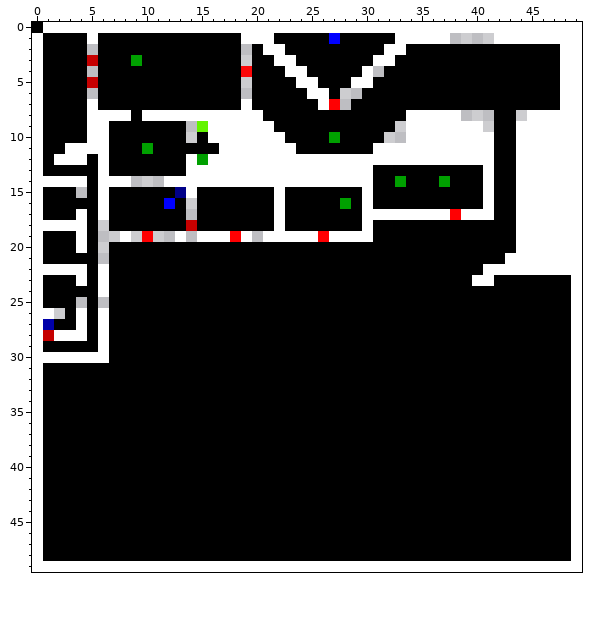
Pixel-art sprite, stored at DungeonCrawler/Art/l1.png. The first picture shows the starting point.
The file is 50x50 pixels. Pixels under 10% opacity are left out. Colours within 5 levels of each other are drawn and written as one.
The result:
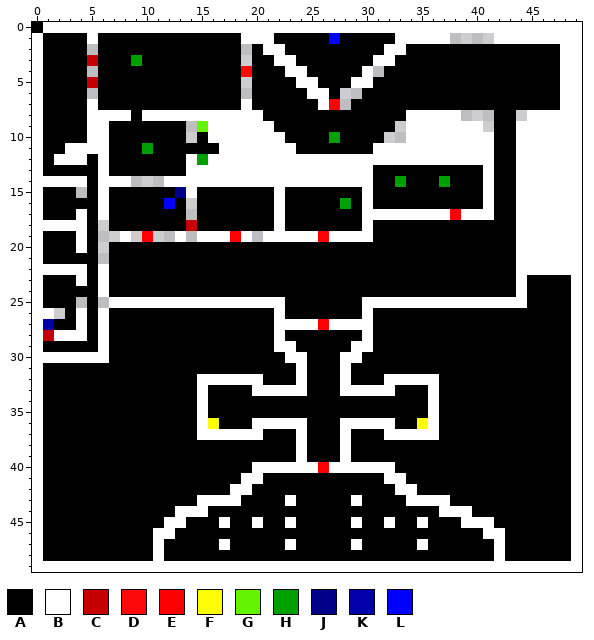
Palette (. is transparent): A #000000  B #ffffff  C #c60000  D #ff0001f4  E #ff0002  F #fefe02fe  G #63f400  H #00a000  J #000088  K #0000aa  L #0000ff
The edit:
@@ x 0..49 @@
 20 BAAABA.AAAAAAAAAAAAAAAAAAAAAAAAAAAAAAAAAAAAABBBBBB
-21 BAAAAA.AAAAAAAAAAAAAAAAAAAAAAAAAAAAAAAAAAAABBBBBBB
-22 BBBBBABAAAAAAAAAAAAAAAAAAAAAAAAAAAAAAAAAABBBBBBBBB
-23 BAAABABAAAAAAAAAAAAAAAAAAAAAAAAAAAAAAAAABBAAAAAAAB
-24 BAAAAABAAAAAAAAAAAAAAAAAAAAAAAAAAAAAAAAAAAAAAAAAAB
-25 BAAA.A.AAAAAAAAAAAAAAAAAAAAAAAAAAAAAAAAAAAAAAAAAAB
-26 BB.ABABAAAAAAAAAAAAAAAAAAAAAAAAAAAAAAAAAAAAAAAAAAB
-27 BKAABABAAAAAAAAAAAAAAAAAAAAAAAAAAAAAAAAAAAAAAAAAAB
-28 BCBBBABAAAAAAAAAAAAAAAAAAAAAAAAAAAAAAAAAAAAAAAAAAB
-29 BAAAAABAAAAAAAAAAAAAAAAAAAAAAAAAAAAAAAAAAAAAAAAAAB
-30 BBBBBBBAAAAAAAAAAAAAAAAAAAAAAAAAAAAAAAAAAAAAAAAAAB
-31 BAAAAAAAAAAAAAAAAAAAAAAAAAAAAAAAAAAAAAAAAAAAAAAAAB
-32 BAAAAAAAAAAAAAAAAAAAAAAAAAAAAAAAAAAAAAAAAAAAAAAAAB
-33 BAAAAAAAAAAAAAAAAAAAAAAAAAAAAAAAAAAAAAAAAAAAAAAAAB
-34 BAAAAAAAAAAAAAAAAAAAAAAAAAAAAAAAAAAAAAAAAAAAAAAAAB
-35 BAAAAAAAAAAAAAAAAAAAAAAAAAAAAAAAAAAAAAAAAAAAAAAAAB
-36 BAAAAAAAAAAAAAAAAAAAAAAAAAAAAAAAAAAAAAAAAAAAAAAAAB
-37 BAAAAAAAAAAAAAAAAAAAAAAAAAAAAAAAAAAAAAAAAAAAAAAAAB
-38 BAAAAAAAAAAAAAAAAAAAAAAAAAAAAAAAAAAAAAAAAAAAAAAAAB
-39 BAAAAAAAAAAAAAAAAAAAAAAAAAAAAAAAAAAAAAAAAAAAAAAAAB
-40 BAAAAAAAAAAAAAAAAAAAAAAAAAAAAAAAAAAAAAAAAAAAAAAAAB
-41 BAAAAAAAAAAAAAAAAAAAAAAAAAAAAAAAAAAAAAAAAAAAAAAAAB
-42 BAAAAAAAAAAAAAAAAAAAAAAAAAAAAAAAAAAAAAAAAAAAAAAAAB
-43 BAAAAAAAAAAAAAAAAAAAAAAAAAAAAAAAAAAAAAAAAAAAAAAAAB
-44 BAAAAAAAAAAAAAAAAAAAAAAAAAAAAAAAAAAAAAAAAAAAAAAAAB
-45 BAAAAAAAAAAAAAAAAAAAAAAAAAAAAAAAAAAAAAAAAAAAAAAAAB
-46 BAAAAAAAAAAAAAAAAAAAAAAAAAAAAAAAAAAAAAAAAAAAAAAAAB
-47 BAAAAAAAAAAAAAAAAAAAAAAAAAAAAAAAAAAAAAAAAAAAAAAAAB
-48 BAAAAAAAAAAAAAAAAAAAAAAAAAAAAAAAAAAAAAAAAAAAAAAAAB
+21 BAAAAA.AAAAAAAAAAAAAAAAAAAAAAAAAAAAAAAAAAAAABBBBBB
+22 BBBBBABAAAAAAAAAAAAAAAAAAAAAAAAAAAAAAAAAAAAABBBBBB
+23 BAAABABAAAAAAAAAAAAAAAAAAAAAAAAAAAAAAAAAAAAABAAAAB
+24 BAAAAABAAAAAAAAAAAAAAAAAAAAAAAAAAAAAAAAAAAAABAAAAB
+25 BAAA.A.BBBBBBBBBBBBBBBBAAAAAAABBBBBBBBBBBBBBBAAAAB
+26 BB.ABABAAAAAAAAAAAAAAABAAAAAAABAAAAAAAAAAAAAAAAAAB
+27 BKAABABAAAAAAAAAAAAAAABBBBEBBBBAAAAAAAAAAAAAAAAAAB
+28 BCBBBABAAAAAAAAAAAAAAABAAAAAAABAAAAAAAAAAAAAAAAAAB
+29 BAAAAABAAAAAAAAAAAAAAABBAAAAABBAAAAAAAAAAAAAAAAAAB
+30 BBBBBBBAAAAAAAAAAAAAAAABBAAABBAAAAAAAAAAAAAAAAAAAB
+31 BAAAAAAAAAAAAAAAAAAAAAAABAAABAAAAAAAAAAAAAAAAAAAAB
+32 BAAAAAAAAAAAAAABBBBBBAAABAAABAAABBBBBAAAAAAAAAAAAB
+33 BAAAAAAAAAAAAAABAAAABBBBBAAABBBBBAAABAAAAAAAAAAAAB
+34 BAAAAAAAAAAAAAABAAAAAAAAAAAAAAAAAAAABAAAAAAAAAAAAB
+35 BAAAAAAAAAAAAAABAAAAAAAAAAAAAAAAAAAABAAAAAAAAAAAAB
+36 BAAAAAAAAAAAAAABFAAABBBBBAAABBBBBAAFBAAAAAAAAAAAAB
+37 BAAAAAAAAAAAAAABBBBBBAAABAAABAAABBBBBAAAAAAAAAAAAB
+38 BAAAAAAAAAAAAAAAAAAAAAAABAAABAAAAAAAAAAAAAAAAAAAAB
+39 BAAAAAAAAAAAAAAAAAAAAAAABAAABAAAAAAAAAAAAAAAAAAAAB
+40 BAAAAAAAAAAAAAAAAAAABBBBBBEBBBBBBAAAAAAAAAAAAAAAAB
+41 BAAAAAAAAAAAAAAAAAABBAAAAAAAAAAABBAAAAAAAAAAAAAAAB
+42 BAAAAAAAAAAAAAAAAABBAAAAAAAAAAAAABBAAAAAAAAAAAAAAB
+43 BAAAAAAAAAAAAAABBBBAAAABAAAAABAAAABBBBAAAAAAAAAAAB
+44 BAAAAAAAAAAAABBBAAAAAAAAAAAAAAAAAAAAABBBAAAAAAAAAB
+45 BAAAAAAAAAAABBAAABAABAABAAAAABAABAABAAABBBAAAAAAAB
+46 BAAAAAAAAAABBAAAAAAAAAAAAAAAAAAAAAAAAAAAABBAAAAAAB
+47 BAAAAAAAAAABAAAAABAAAAABAAAAABAAAAABAAAAAABAAAAAAB
+48 BAAAAAAAAAABAAAAAAAAAAAAAAAAAAAAAAAAAAAAAABAAAAAAB
 49 BBBBBBBBBBBBBBBBBBBBBBBBBBBBBBBBBBBBBBBBBBBBBBBBBB
